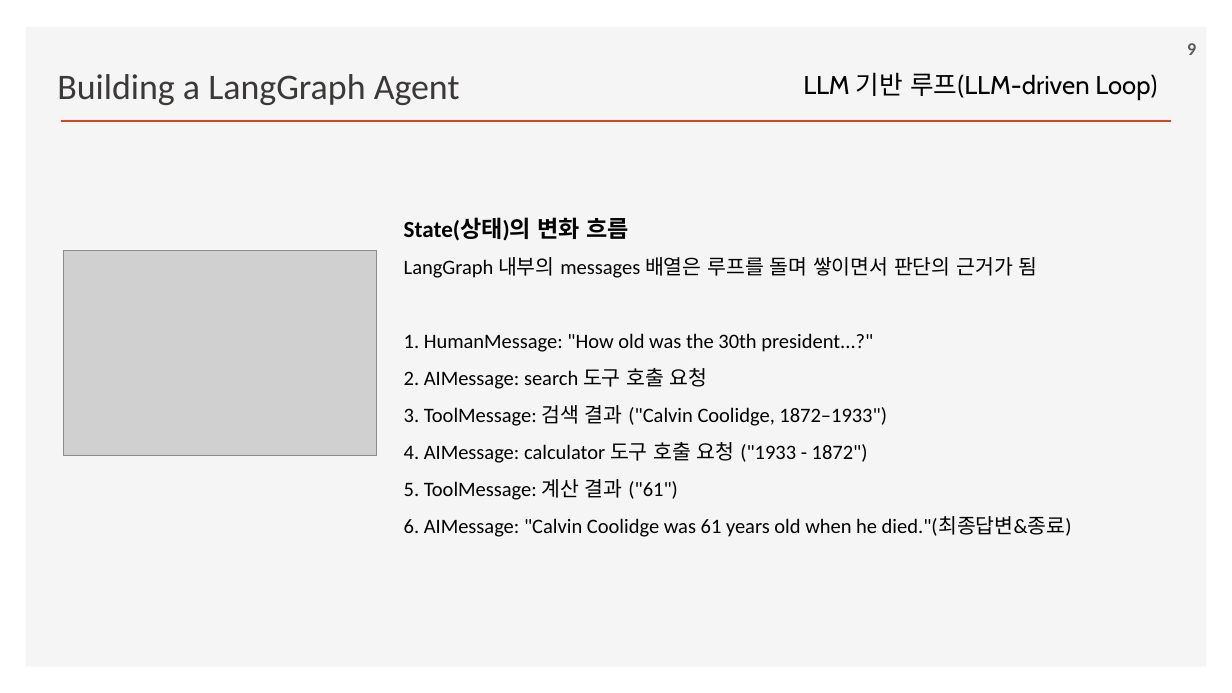
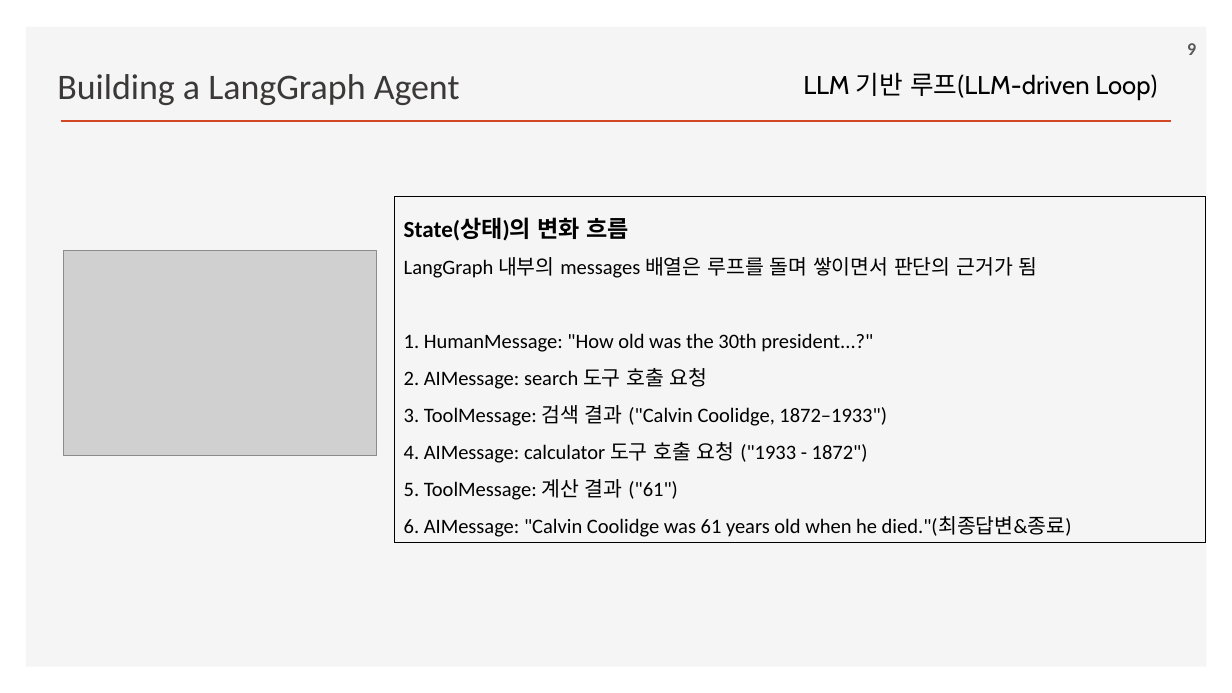
Before and after one commit to ancestor9/2026_Fall_Learning-Langchain-AI-Agent, a slide deck: slide 9 of ppts/CHAPTER 6 Agent Architecture.pptx. Drawn at 1232x693 pixels with LibreOffice and Linux fonts; fonts in the diff are those of the drawing; grey boxes stand for pictures; background and template pictures are left out. Boxes give left, top, right and bottom in pixels: in the first picture for what was removed or moved away, otherwise in the second. Text is boxed around its words. In the diff, an @@ line names an element or a change of style, - is before the commit and + after.

```diff
--- a/ppts/CHAPTER 6 Agent Architecture.pptx
+++ b/ppts/CHAPTER 6 Agent Architecture.pptx
@@ rectangle "State(상태)의 변화 흐름": place and size @@
-rectangle "State(상태)의 변화 흐름" at <box>404,217,1072,537</box>
+rectangle "State(상태)의 변화 흐름" at <box>395,196,1206,543</box>
@@ rectangle "State(상태)의 변화 흐름" at <box>395,196,1206,543</box>: outline none to #000000 0.75 pt @@
```
Also in this commit, not shown: 8 other slides changed.
